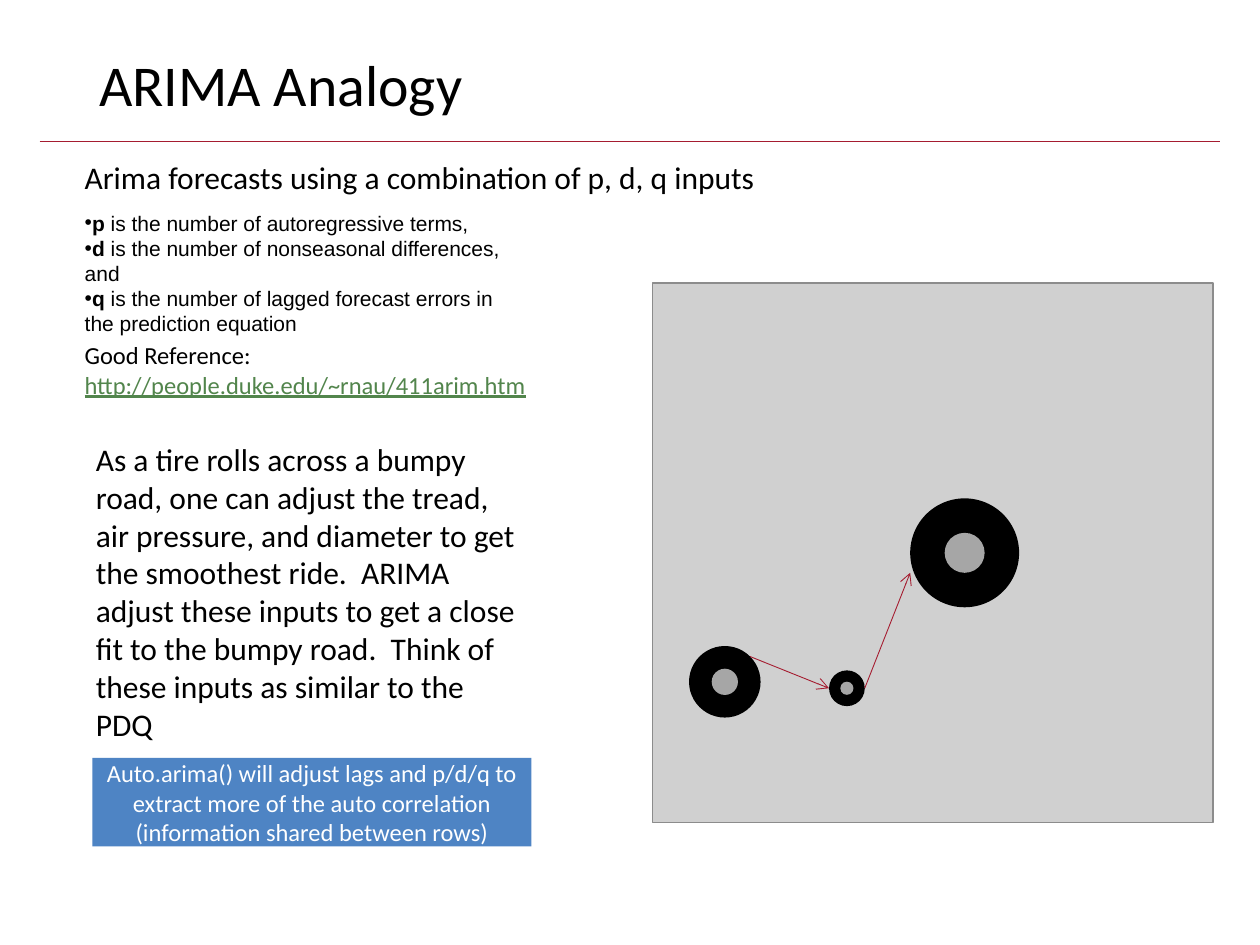
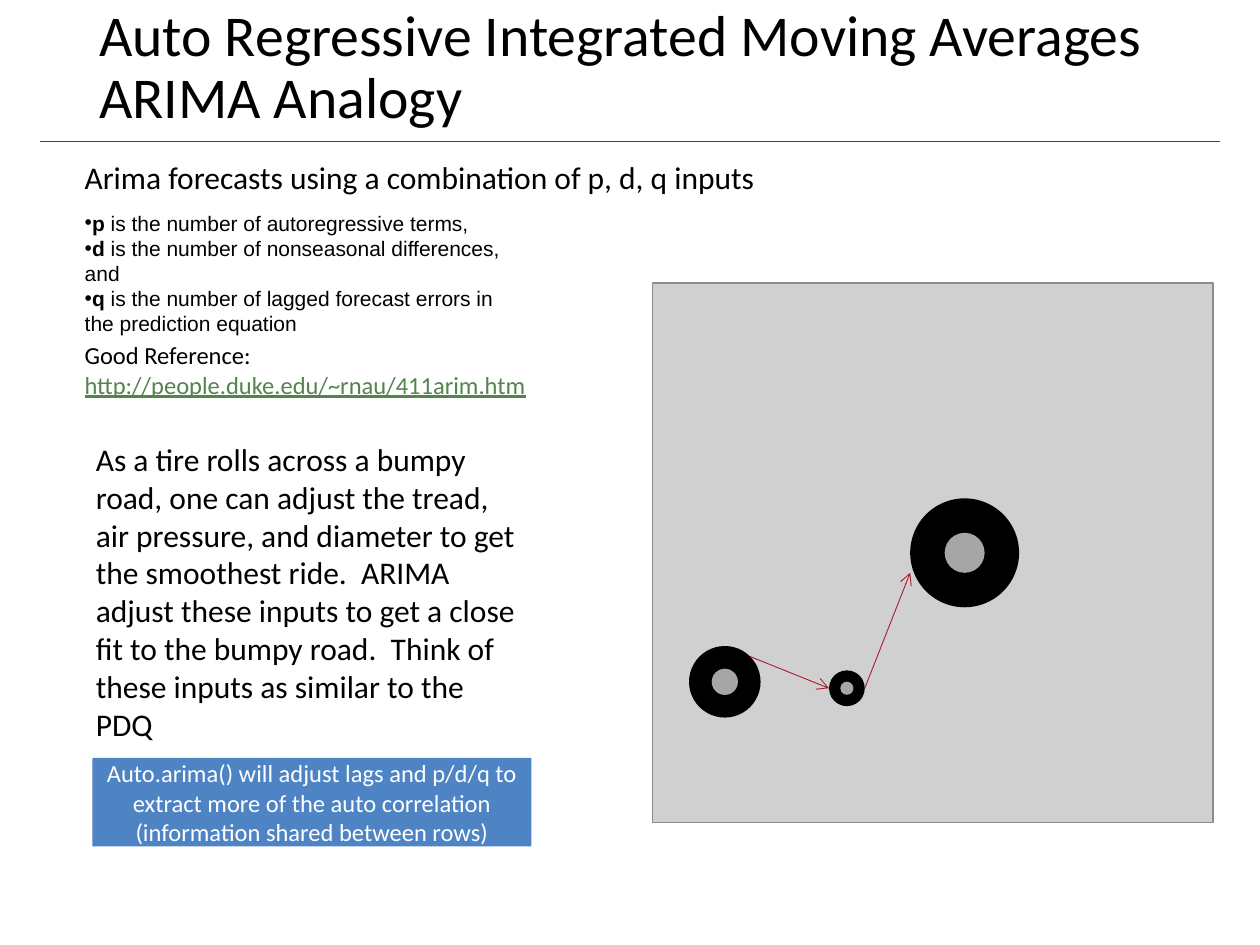
Before and after one commit to anhnguyendepocen/HarvardSummerStudent2018, a slide deck: slide 74 of lessons/5_July 23-Forecasting/Day5 July 23_Revised.pptx (slide 81 before the commit). Drawn at 1260x945 pixels with LibreOffice and Linux fonts; fonts in the diff are those of the drawing; grey boxes stand for pictures; background and template pictures are left out. Boxes give left, top, right and bottom in pixels: in the first picture for what was removed or moved away, otherwise in the second. Text is boxed around its words. In the diff, an @@ line names an element or a change of style, - is before the commit and + after.

```diff
--- a/lessons/5_July 23-Forecasting/Day5 July 23_Revised.pptx
+++ b/lessons/5_July 23-Forecasting/Day5 July 23_Revised.pptx
@@ title at (x1=99, y1=16, x2=1141, y2=128): text changed @@
-ARIMA Analogy
+Auto Regressive Integrated Moving Averages
+ARIMA Analogy
```
Also in this commit, not shown: 4 other slides changed, 1 slide added, 7 slides removed.
